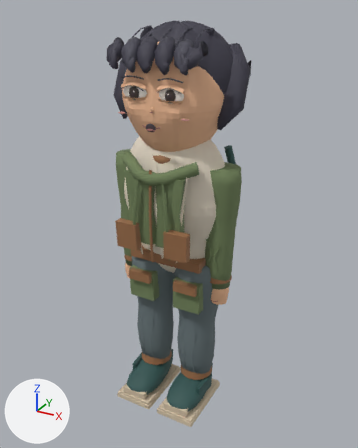
The glTF model public/assets/characters/civic/player.glb as it was, and as the next commit left it.
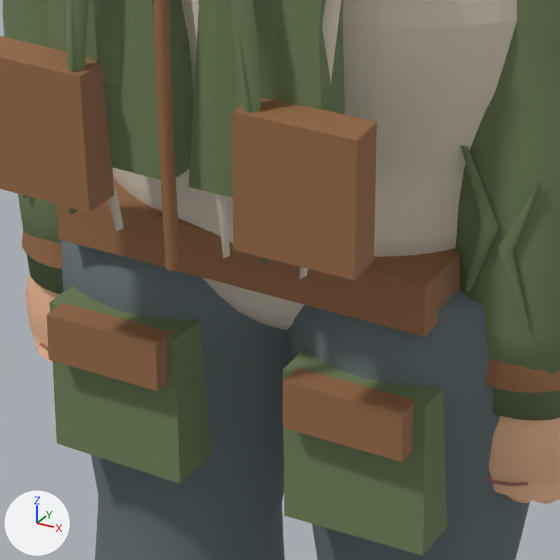
The first picture shows the older version from a camera (50 mm lens) standing at (1.021, -1.824, 1.842) and looking at (-0.002, 0.035, 0.912). The close-ups show the older and then the newer version on the part from 34% to 63% of the width and 47% to 70% of the height of that picture. Only the edits that show in the close-ups are written down. The lights are fixed; the arrows at lower left show +X, +Y and +Z. Where no turn or scale is listed for an object, it has been applied to the vertices.

In view in the first close-up: 'SkinnedArmVolume', 'SkinnedLegVolume', 'Torso', 'TravelerCargoFlap_-1', 'TravelerCargoFlap_1', 'TravelerCargoPocket_-1', 'TravelerCargoPocket_1', 'VestPocket_-1', 'VestPocket_1', 'Vest_-1', 'Vest_1', 'WaistBand' and 14 more.
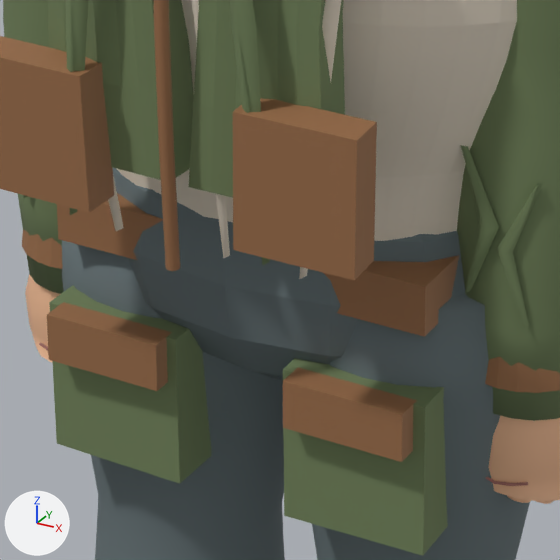
Patch to the scene script:
```diff
--- a/public/assets/characters/civic/player.glb.py
+++ b/public/assets/characters/civic/player.glb.py
@@ me_sphere_001_1 @@
+me_sphere_001_1.from_pydata(...)  # a UV sphere (14 segments, 8 rings, poles along z) spanning x -0.211..0.211, y -0.135..0.135, z -0.142..0.142
+me_sphere_001_1.materials.append(mat_player_lower_fabric)  # grey #667376
@@ ob_trouserseat @@
+ob_trouserseat = bpy.data.objects.new('TrouserSeat', me_sphere_001_1)
+ob_trouserseat.location = (0.0, 0.008, 0.775)
```

Changed parts and their boxes [x1, y1, x2, y2] in the close-ups (560 x 560 px):
'TrouserSeat', added: after [113, 168, 466, 380]
